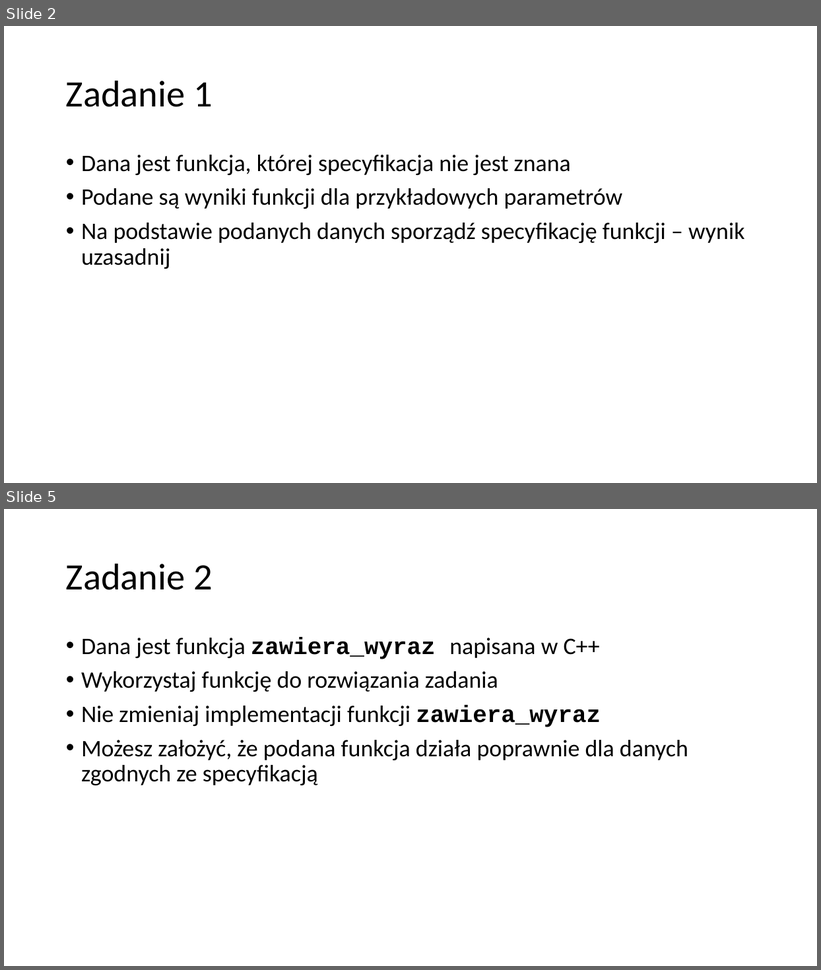
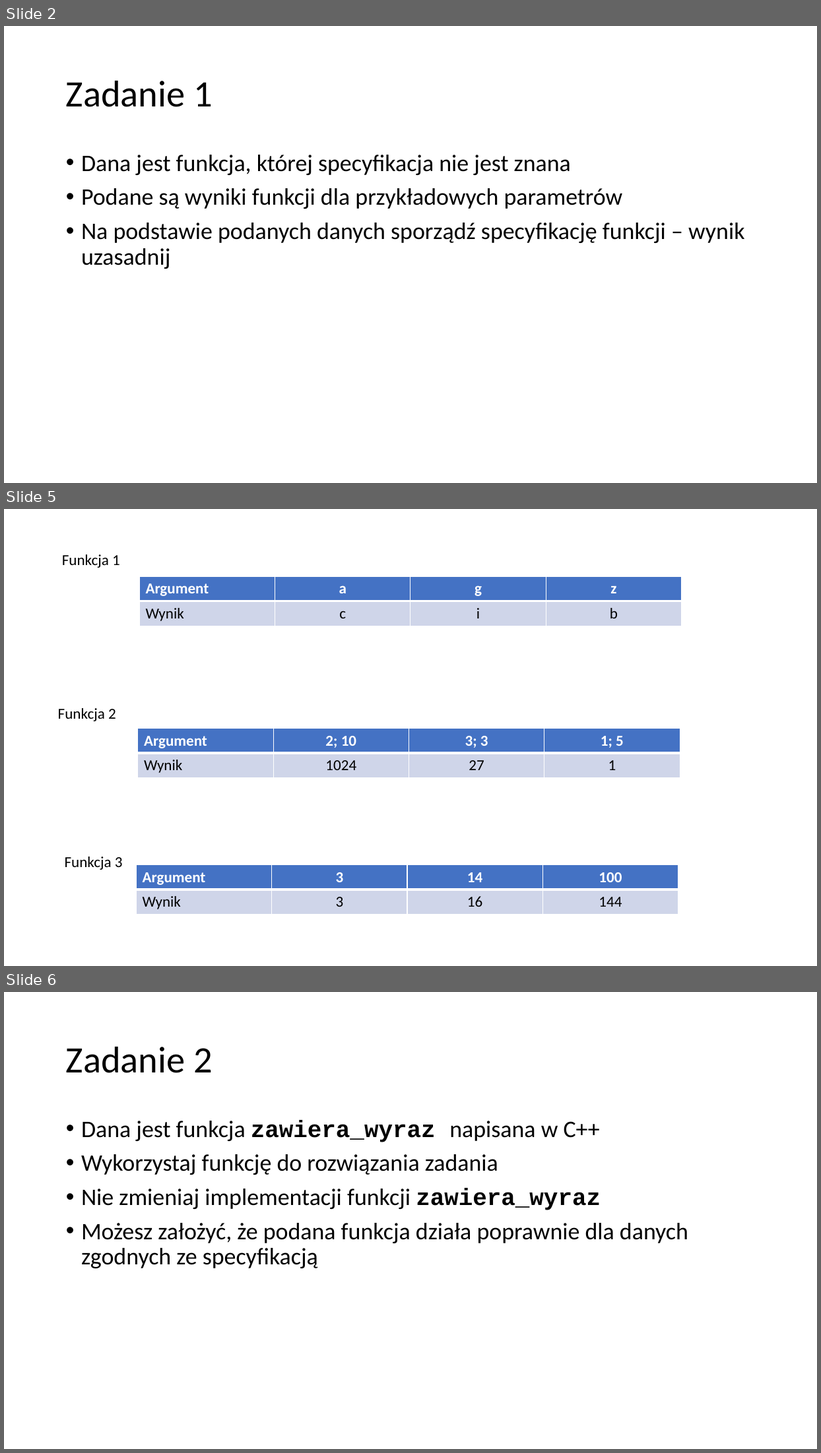
Before and after one commit to blackbat13/CS-HTiEW, a slide deck: Wprowadzenie do funkcji/IV. Wprowadzenie do funkcji/Zadania.pptx. Shown one above the other, each under a label of ours: slides 2 and 5 before the commit, slides 2, 5 and 6 after it; the slides between them are not shown. The pictures are 821x970 and 821x1453 pixels, drawn with LibreOffice and Linux fonts; fonts in the diff are those of the drawing. Boxes give left, top, right and bottom in pixels: in the first picture for what was removed or moved away, otherwise in the second. Text is boxed around its words. In the diff, an @@ line names an element or a change of style, - is before the commit and + after.

```diff
--- a/Wprowadzenie do funkcji/IV. Wprowadzenie do funkcji/Zadania.pptx
+++ b/Wprowadzenie do funkcji/IV. Wprowadzenie do funkcji/Zadania.pptx
@@ slide 5 added at box(4, 509, 817, 966), background #FFFFFF @@
@@ text added at box(62, 555, 120, 568), 18 pt, text #000000 @@
+Funkcja 1
@@ table added at box(139, 577, 681, 626), 2 rows, 4 columns @@
+Argument | a | g | z
+Wynik | c | i | b
@@ text added at box(58, 708, 116, 722), 18 pt, text #000000 @@
+Funkcja 2
@@ table added at box(138, 729, 680, 778), 2 rows, 4 columns @@
+Argument | 2; 10 | 3; 3 | 1; 5
+Wynik | 1024 | 27 | 1
@@ text added at box(65, 857, 123, 870), 18 pt, text #000000 @@
+Funkcja 3
@@ table added at box(137, 865, 678, 915), 2 rows, 4 columns @@
+Argument | 3 | 14 | 100
+Wynik | 3 | 16 | 144
@@ what was slide 5 is now slide 6 @@
```
Also in this commit, not shown: 1 slide changed.
